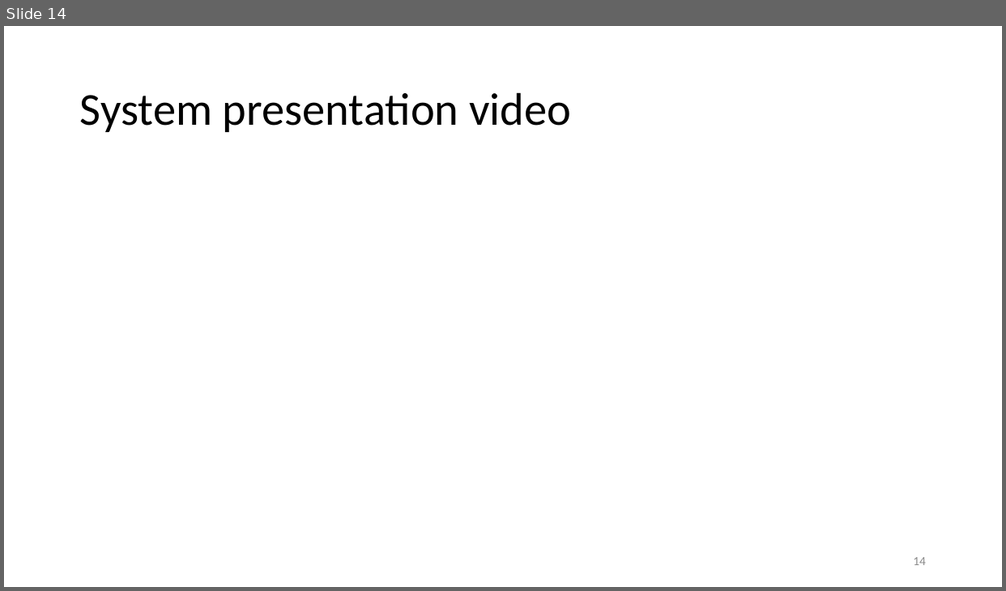
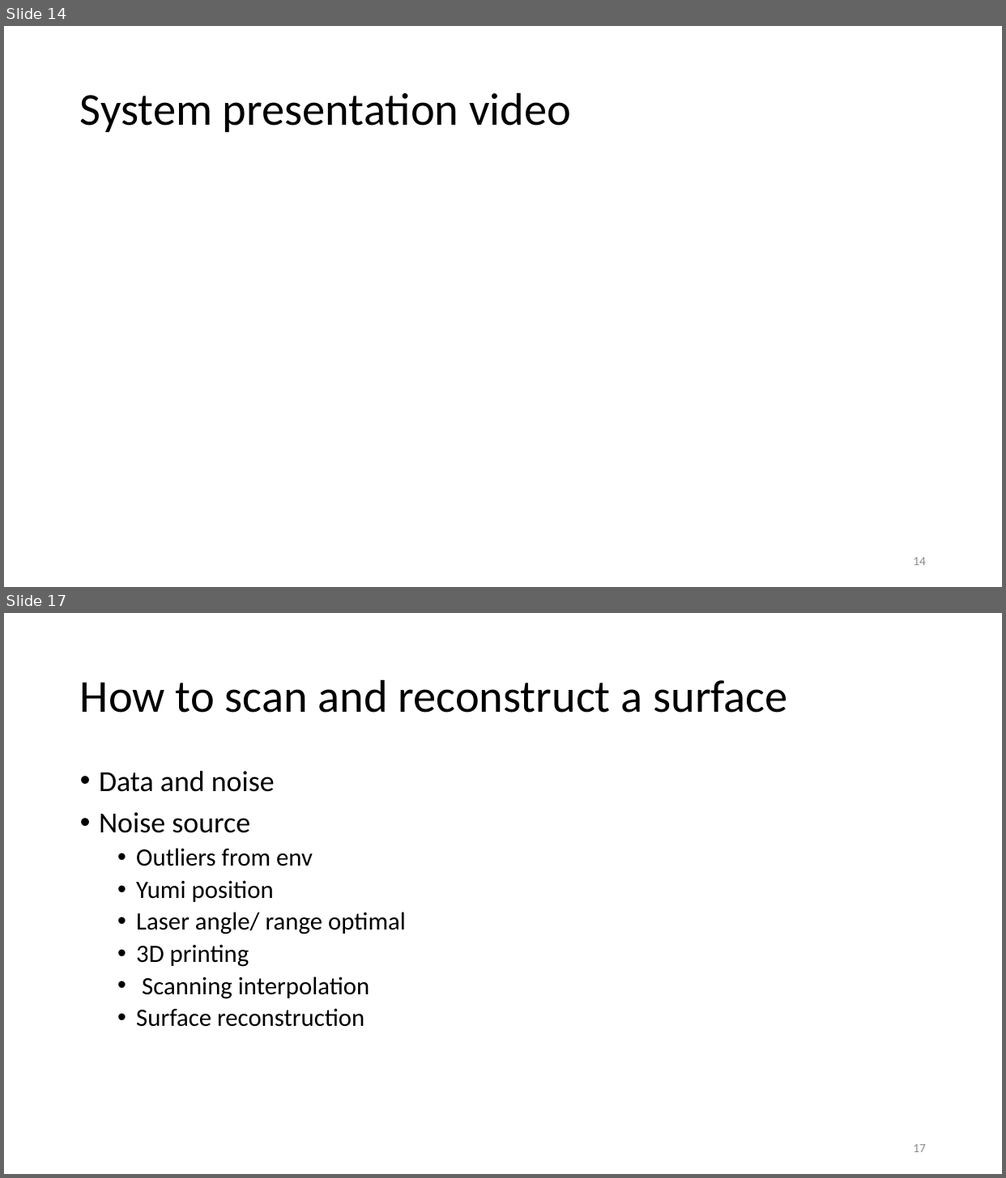
Before and after one commit to MDU-C2/MicroTomography, a slide deck: Precise Positioning and Scanning for Microwave Imaging.pptx. Shown one above the other, each under a label of ours: slide 14 before the commit, slides 14 and 17 after it; the slides between them are not shown. The pictures are 1006x591 and 1006x1178 pixels, drawn with LibreOffice and Linux fonts; fonts in the diff are those of the drawing. Boxes give left, top, right and bottom in pixels: in the first picture for what was removed or moved away, otherwise in the second. Text is boxed around its words. In the diff, an @@ line names an element or a change of style, - is before the commit and + after.

Commit message:
presentation

```diff
--- a/Precise Positioning and Scanning for Microwave Imaging.pptx
+++ b/Precise Positioning and Scanning for Microwave Imaging.pptx
@@ slide 17 added at box(4, 613, 1002, 1174), background #FFFFFF @@
@@ title added at box(80, 679, 787, 713), 44 pt, text #000000 @@
+How to scan and reconstruct a surface
@@ text added at box(99, 771, 406, 1027), 24 pt, text #000000 @@
+• Data and noise
+• Noise source
+  • Outliers from env
+  • Yumi position
+  • Laser angle/ range optimal
+  • 3D printing
+  • Scanning interpolation
+  • Surface reconstruction
@@ page number added at box(913, 1144, 926, 1152), 12 pt, text #8C8C8C @@
+17
```
Also in this commit, not shown: 1 slide changed, 5 other slides added, 1 slide removed, 1 other file.
